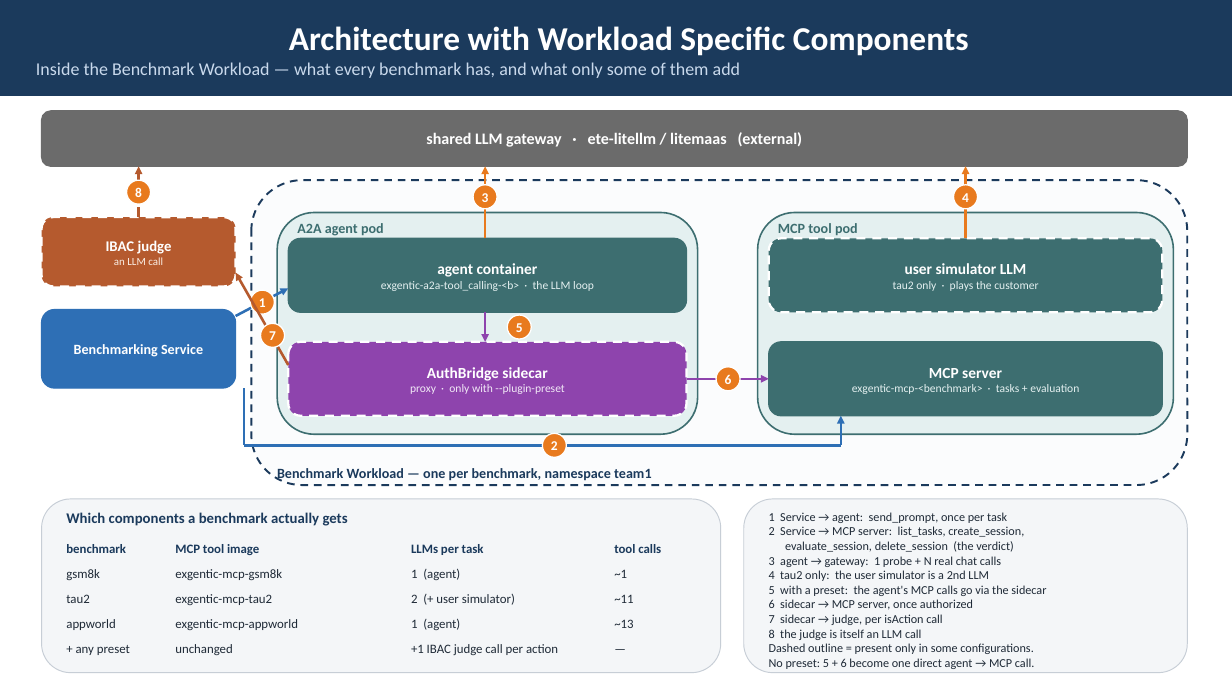
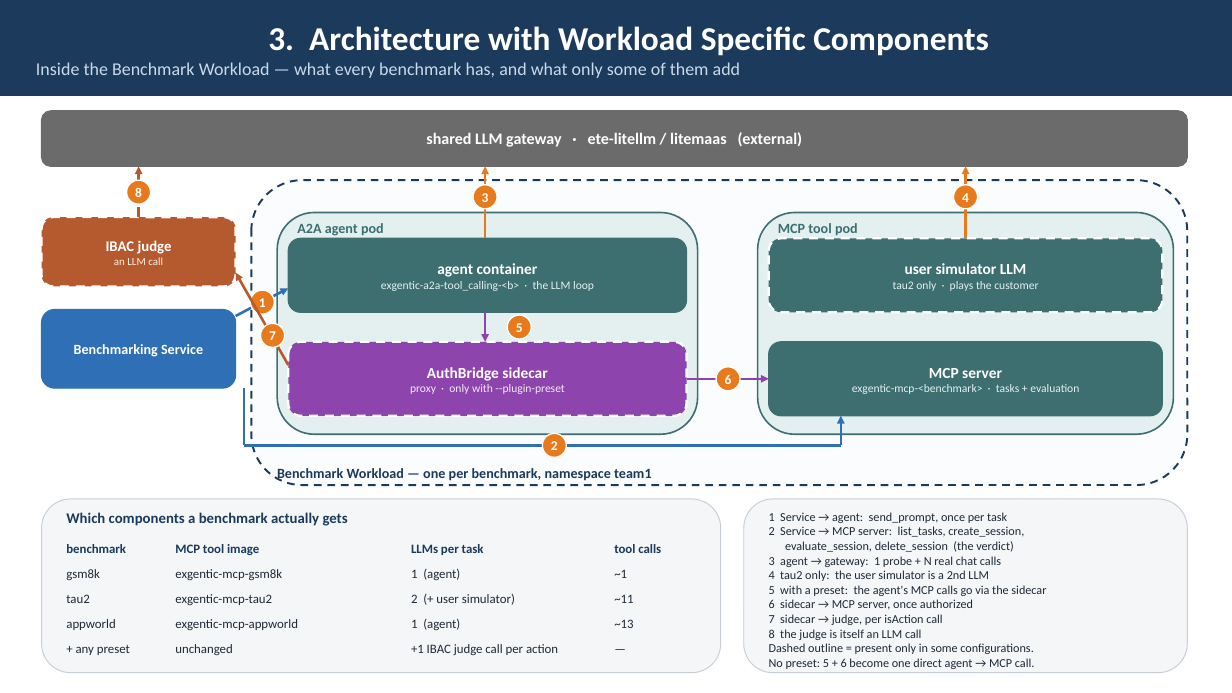
Before and after one commit to webchang/benchmarking, a slide deck: slide 5 of docs/BenchmarkingService.pptx. Drawn at 1232x693 pixels with LibreOffice and Linux fonts; fonts in the diff are those of the drawing. Boxes give left, top, right and bottom in pixels: in the first picture for what was removed or moved away, otherwise in the second. Text is boxed around its words. In the diff, an @@ line names an element or a change of style, - is before the commit and + after.

```diff
--- a/docs/BenchmarkingService.pptx
+++ b/docs/BenchmarkingService.pptx
@@ text in rectangle at [268,26,989,56]: text changed @@
-Architecture with Workload Specific Components
+3. Architecture with Workload Specific Components
```
Also in this commit, not shown: 9 other slides changed, 1 other file.
